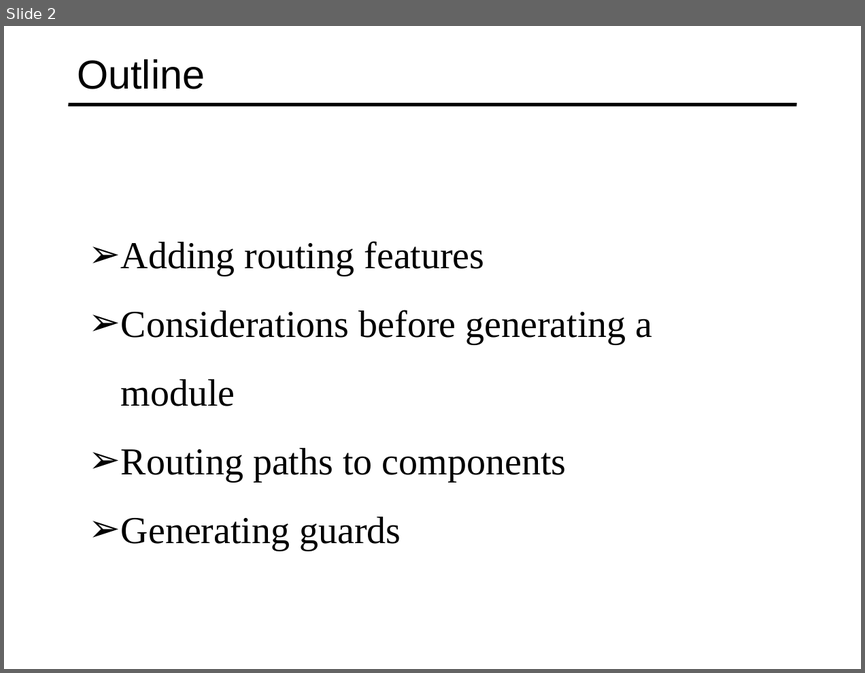
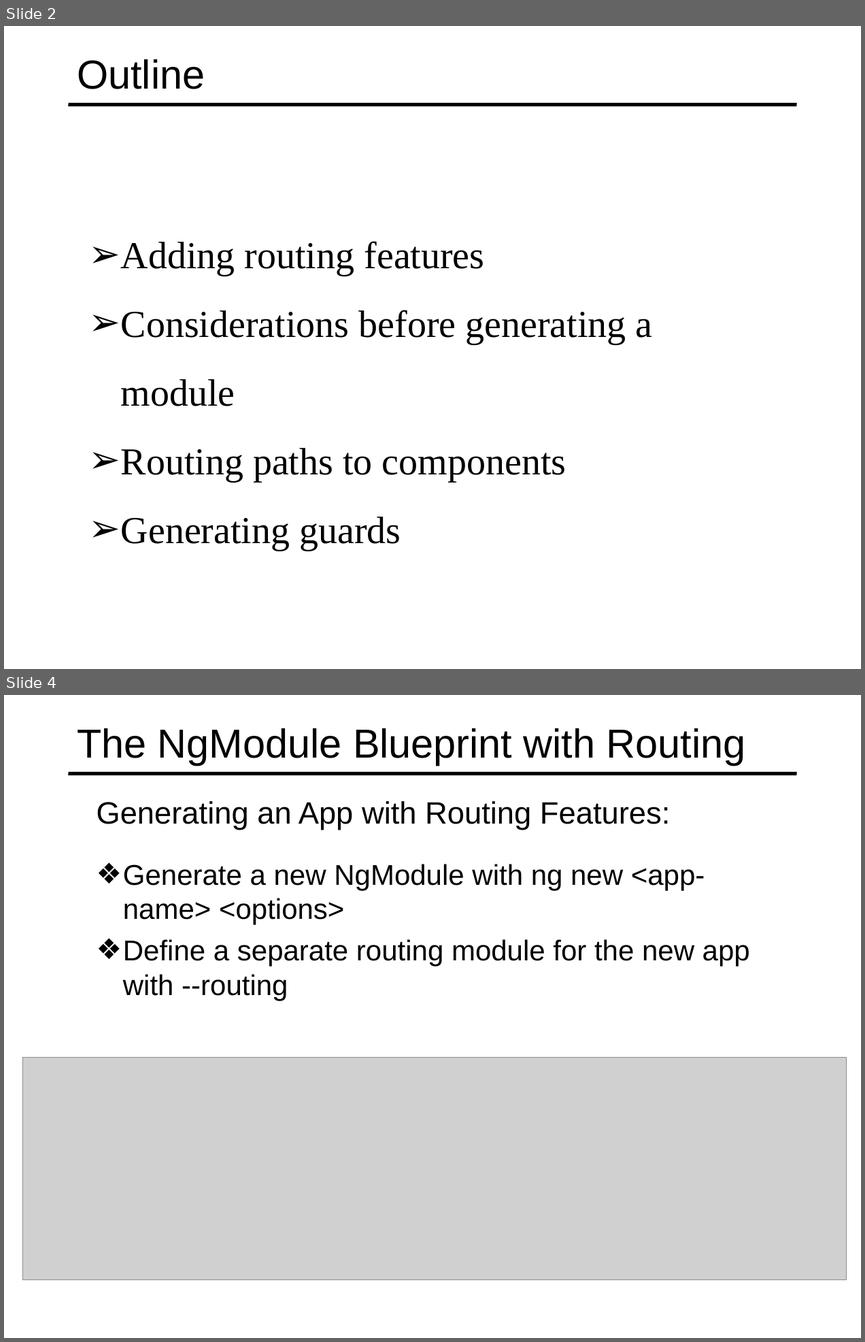
Before and after one commit to specter01wj/Jago_Link_Training, a slide deck: Angular/Angular7/Angular CLI/5.Generating Routing Features/L5_Generating Routing Features.ppt. Shown one above the other, each under a label of ours: slide 2 before the commit, slides 2 and 4 after it; the slides between them are not shown. The pictures are 865x673 and 865x1342 pixels, drawn with LibreOffice and Linux fonts; fonts in the diff are those of the drawing; grey boxes stand for pictures. Boxes give left, top, right and bottom in pixels: in the first picture for what was removed or moved away, otherwise in the second. Text is boxed around its words. In the diff, an @@ line names an element or a change of style, - is before the commit and + after.

```diff
--- a/Angular/Angular7/Angular CLI/5.Generating Routing Features/L5_Generating Routing Features.ppt
+++ b/Angular/Angular7/Angular CLI/5.Generating Routing Features/L5_Generating Routing Features.ppt
@@ slide 4 added at (4, 695, 861, 1338), background #FFFFFF; not listed: 1 template element that a slide beside it also shows @@
@@ title added at (77, 728, 746, 764), 34 pt, text #000000 @@
+The NgModule Blueprint with Routing
@@ text added at (96, 801, 670, 830), 25.9 pt, text #000000 @@
+  Generating an App with Routing Features:
@@ text added at (123, 864, 750, 1000), 24 pt, text #000000 @@
+  ❖ Generate a new NgModule with ng new <app-name> <options>
+  ❖ Define a separate routing module for the new app with --routing
@@ picture added at (23, 1057, 847, 1280) @@
```
Also in this commit, not shown: 2 slides changed, 2 other slides added, 12 slides removed, 5 other files.
